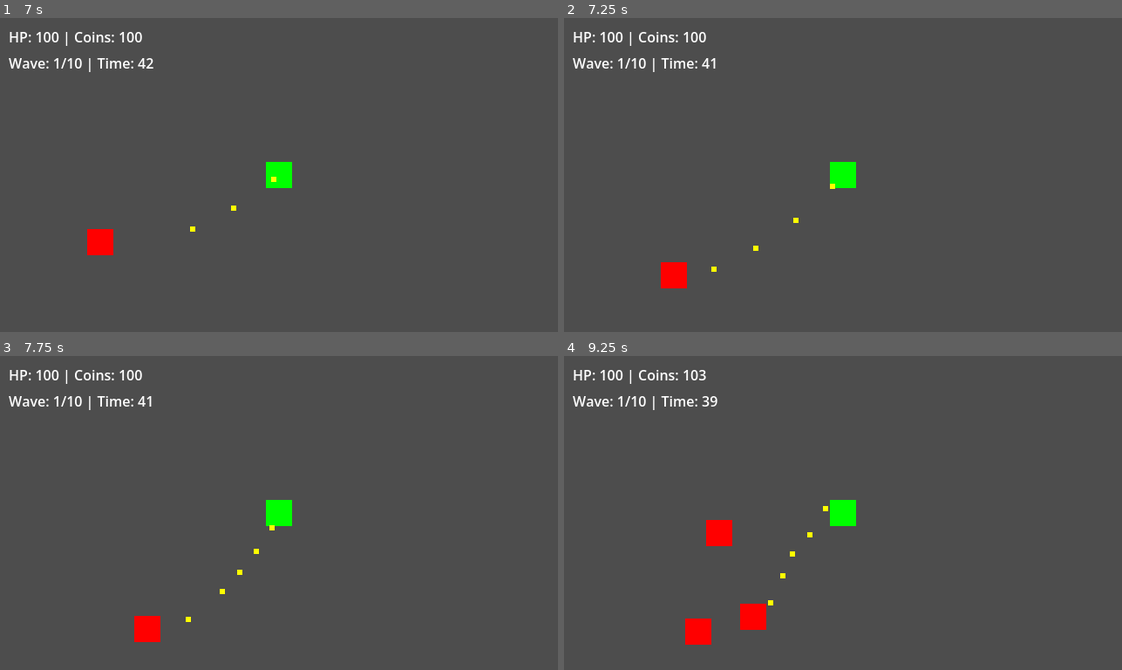
Above: before the commit, frames 1-4 (two rows, left to right).
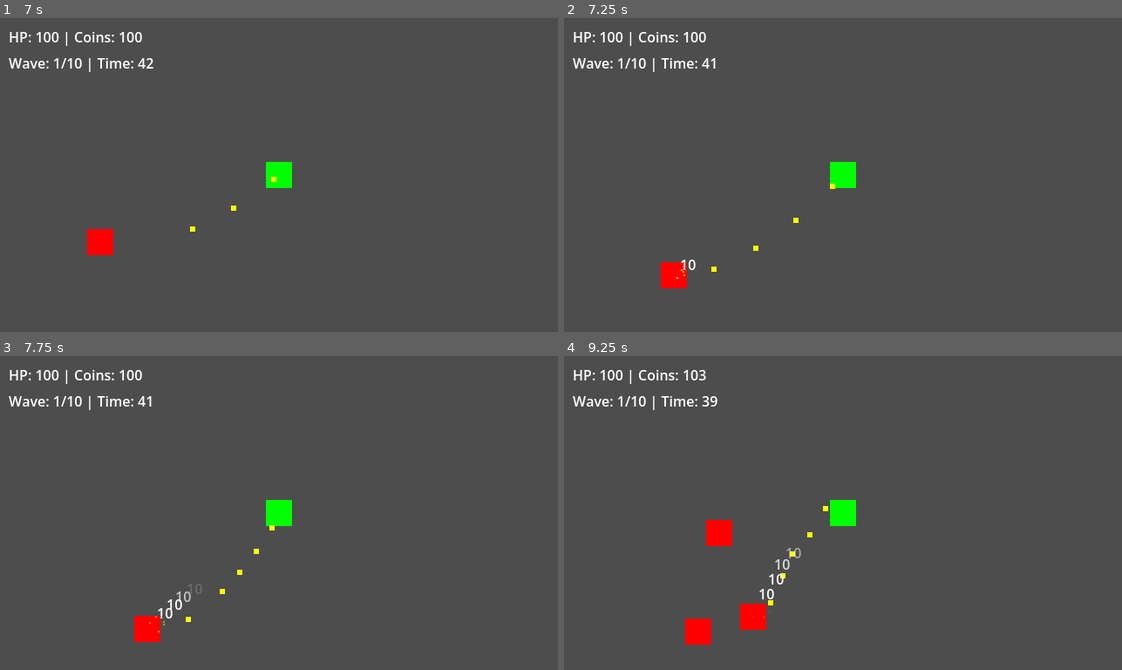
Above: after the commit, the same moments.

Repository: felang/utoland
Game: Godot game, scene res://scenes/ui/start_menu.tscn
The game is run twice, just before and just after one commit, with the same random seed, the same clock (stepped at 60 frames per second) and the same inputs.
Inputs (mouse positions are in pixels of both pictures, inside the frame that each line leads up to):
- Up to frame 1 (7 s): click "Start Game" at 0.5 s; click "战士" at 1.25 s; click "步枪" at 2 s; click "森林地图" at 2.75 s; click "开始战斗" at 3.5 s; tap Enter at 4.25, 5.75 s; move the mouse to (401, 159) at 4.27 s; hold D (move_right) 4.28-5.03 s; tap 1 at 4.35 s; click (401, 159) at 4.42 s; tap Space at 5, 6.5 s; move the mouse to (167, 190) at 5.02 s; hold S (move_down) 5.03-5.78 s; tap 2 at 5.1 s; move the mouse to (334, 105) at 5.77 s; hold D (move_right) 5.78-6.53 s; tap 3 at 5.85 s; move the mouse to (251, 237) at 6.52 s; hold W (move_up) from 6.53 s (still down); tap 4 at 6.6 s; click (251, 237) at 6.67 s
- Up to frame 2 (7.25 s): keep holding W (move_up)
- Up to frame 3 (7.75 s): move the mouse to (446, 560) at 7.27 s; release W (move_up) at 7.28 s; hold A (move_left) from 7.28 s (still down); tap 1 at 7.35 s
- Up to frame 4 (9.25 s): move the mouse to (675, 465) at 8.02 s; tap 2 at 8.1 s; move the mouse to (870, 513) at 8.77 s; release A (move_left) at 8.78 s; hold S (move_down) from 8.78 s (still down); tap 3 at 8.85 s; click (870, 513) at 8.92 s

Frame 1 is identical in both runs. In frame 2, less than 0.1% of the frame differs, in the area x 20-24%, y 76-84%; in frame 3, 0.1%; in frame 4, 0.2%, in the area x 33-43%, y 61-84%.

Commit message:
feat: EffectsManager 单例 — 伤害数字、击中火花、死亡爆炸特效
Co-Authored-By: Claude Opus 4.6 (1M context) <noreply@anthropic.com>

Diff:
--- a/project.godot
+++ b/project.godot
@@ -21,6 +21,7 @@
 GDAIMCPRuntime="*uid://dcne7ryelpxmn"
 GameConfig="*res://game_config.gd"
 SceneFactory="*res://scripts/core/scene_factory.gd"
+EffectsManager="*res://scripts/systems/effects_manager.gd"
 
 [display]
 
--- a/scripts/entities/enemy.gd
+++ b/scripts/entities/enemy.gd
@@ -64,10 +64,25 @@
 func take_damage(amount: float):
 	current_hp -= amount
 	_flash_white()
+	# 伤害数字
+	EffectsManager.spawn_damage_number(global_position + Vector2(0, -20), amount)
+	# 击中火花
+	EffectsManager.spawn_hit_sparks(global_position)
 	if current_hp <= 0:
 		die()
 
 func die():
+	# 死亡爆炸特效
+	var visual: ColorRect = $Visual
+	var death_color: Color = visual.color if visual else Color.RED
+	EffectsManager.spawn_death_effect(global_position, death_color)
+	# 屏幕震动
+	var player_node: Node2D = get_tree().get_first_node_in_group("player")
+	if player_node:
+		var camera: Camera2D = player_node.get_node_or_null("Camera")
+		if camera and camera.has_method("shake"):
+			var shake_config: Dictionary = GameConfig.EFFECTS["camera_shake"]["enemy_kill"]
+			camera.shake(shake_config["intensity"], shake_config["duration"])
 	drop_coins()
 	queue_free()
 
--- /dev/null
+++ b/scripts/systems/effects_manager.gd
@@ -0,0 +1,94 @@
+extends Node
+
+# 特效管理器 — 统一管理伤害数字、击中火花、死亡爆炸等视觉特效
+# 作为 Autoload 单例全局可用
+
+func spawn_damage_number(pos: Vector2, damage: float) -> void:
+	var config: Dictionary = GameConfig.EFFECTS["damage_number"]
+	var label: Label = Label.new()
+	label.text = str(int(damage))
+	label.add_to_group("damage_numbers")
+	label.global_position = pos
+	label.z_index = 100
+	label.horizontal_alignment = HORIZONTAL_ALIGNMENT_CENTER
+
+	# 大伤害特殊样式
+	var is_big: bool = damage >= config["big_damage_threshold"]
+	if is_big:
+		label.modulate = config["big_color"]
+		label.scale = Vector2(config["big_damage_scale"], config["big_damage_scale"])
+	else:
+		label.modulate = config["normal_color"]
+
+	# 添加到场景树
+	var tree: SceneTree = get_tree()
+	if tree and tree.current_scene:
+		tree.current_scene.add_child(label)
+	else:
+		add_child(label)
+
+	# 动画：上浮 + 随机横向偏移 + 淡出
+	var offset_x: float = randf_range(-config["random_offset_x"], config["random_offset_x"])
+	var target_pos: Vector2 = pos + Vector2(offset_x, -config["float_distance"])
+	var duration: float = config["duration"]
+
+	var tween: Tween = create_tween()
+	tween.set_parallel(true)
+	tween.tween_property(label, "global_position", target_pos, duration).set_ease(Tween.EASE_OUT)
+	tween.tween_property(label, "modulate:a", 0.0, duration * 0.5).set_delay(duration * 0.5)
+	tween.set_parallel(false)
+	tween.tween_callback(label.queue_free)
+
+func spawn_hit_sparks(pos: Vector2, color: Color = Color.YELLOW) -> void:
+	var config: Dictionary = GameConfig.EFFECTS["hit_sparks"]
+	for i in config["count"]:
+		var spark: ColorRect = ColorRect.new()
+		spark.size = Vector2(2, 2)
+		spark.position = pos - Vector2(1, 1)
+		spark.color = color
+		spark.z_index = 50
+
+		var tree: SceneTree = get_tree()
+		if tree and tree.current_scene:
+			tree.current_scene.add_child(spark)
+		else:
+			add_child(spark)
+
+		var angle: float = randf() * TAU
+		var spread_dir: Vector2 = Vector2.from_angle(angle)
+		var target: Vector2 = pos + spread_dir * config["spread_speed"] * config["lifetime"]
+
+		var tween: Tween = create_tween()
+		tween.set_parallel(true)
+		tween.tween_property(spark, "position", target - Vector2(1, 1), config["lifetime"])
+		tween.tween_property(spark, "modulate:a", 0.0, config["lifetime"])
+		tween.set_parallel(false)
+		tween.tween_callback(spark.queue_free)
+
+func spawn_death_effect(pos: Vector2, entity_color: Color) -> void:
+	var config: Dictionary = GameConfig.EFFECTS["death_particles"]
+	for i in config["count"]:
+		var particle: ColorRect = ColorRect.new()
+		particle.size = Vector2(3, 3)
+		particle.position = pos - Vector2(1.5, 1.5)
+		particle.color = entity_color
+		particle.z_index = 50
+
+		var tree: SceneTree = get_tree()
+		if tree and tree.current_scene:
+			tree.current_scene.add_child(particle)
+		else:
+			add_child(particle)
+
+		var angle: float = randf() * TAU
+		var speed: float = randf_range(50.0, 120.0)
+		var spread_dir: Vector2 = Vector2.from_angle(angle)
+		var target: Vector2 = pos + spread_dir * speed * config["lifetime"]
+		target.y += config["gravity"] * config["lifetime"] * config["lifetime"] * 0.5
+
+		var tween: Tween = create_tween()
+		tween.set_parallel(true)
+		tween.tween_property(particle, "position", target - Vector2(1.5, 1.5), config["lifetime"]).set_ease(Tween.EASE_OUT)
+		tween.tween_property(particle, "modulate:a", 0.0, config["lifetime"] * 0.5).set_delay(config["lifetime"] * 0.5)
+		tween.set_parallel(false)
+		tween.tween_callback(particle.queue_free)
--- /dev/null
+++ b/tests/unit/test_effects_manager.gd
@@ -0,0 +1,11 @@
+extends GutTest
+
+# EffectsManager 单元测试
+
+func test_effects_manager_exists():
+	assert_not_null(EffectsManager, "EffectsManager autoload 应存在")
+
+func test_effects_manager_has_spawn_methods():
+	assert_true(EffectsManager.has_method("spawn_damage_number"), "应有 spawn_damage_number 方法")
+	assert_true(EffectsManager.has_method("spawn_hit_sparks"), "应有 spawn_hit_sparks 方法")
+	assert_true(EffectsManager.has_method("spawn_death_effect"), "应有 spawn_death_effect 方法")
